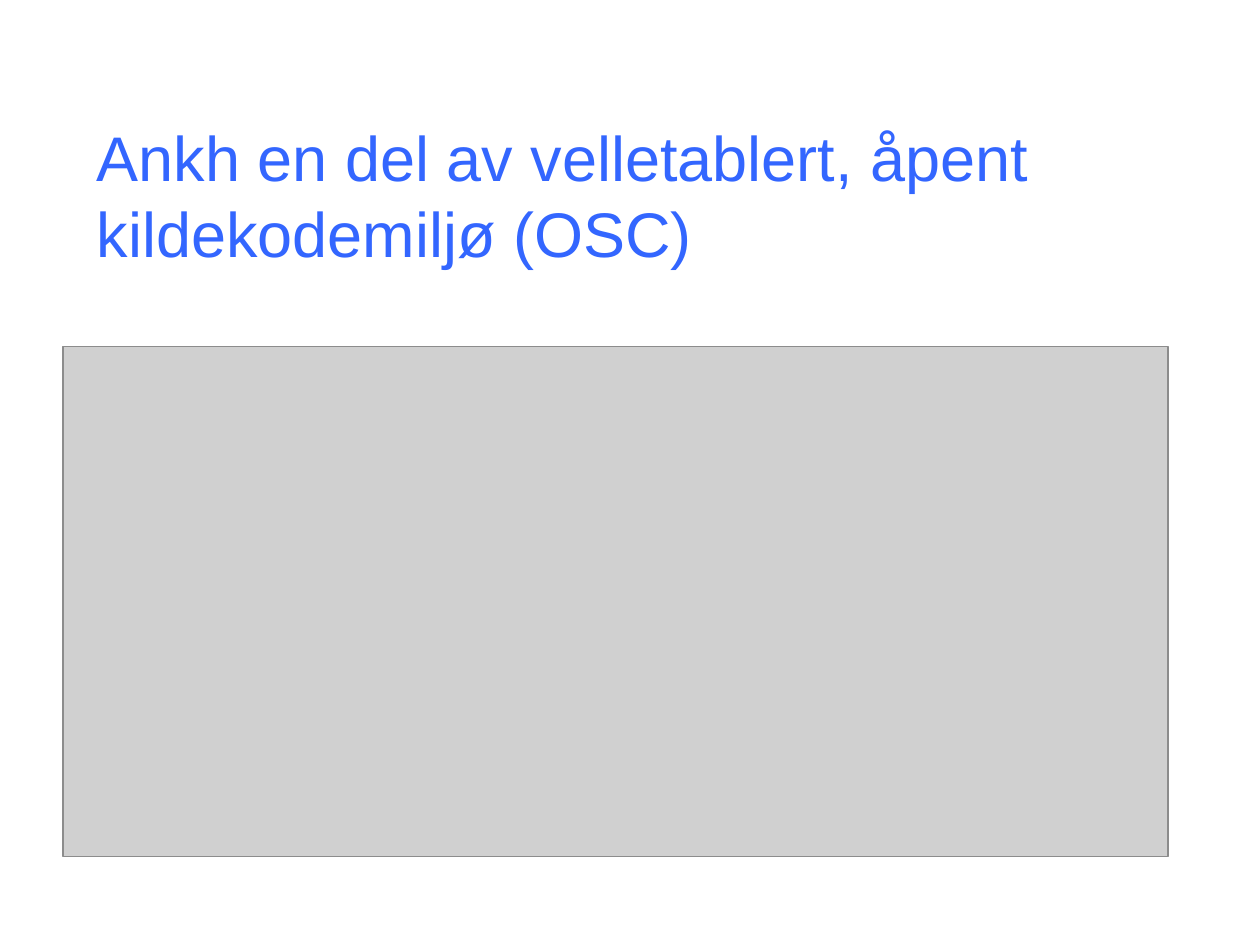
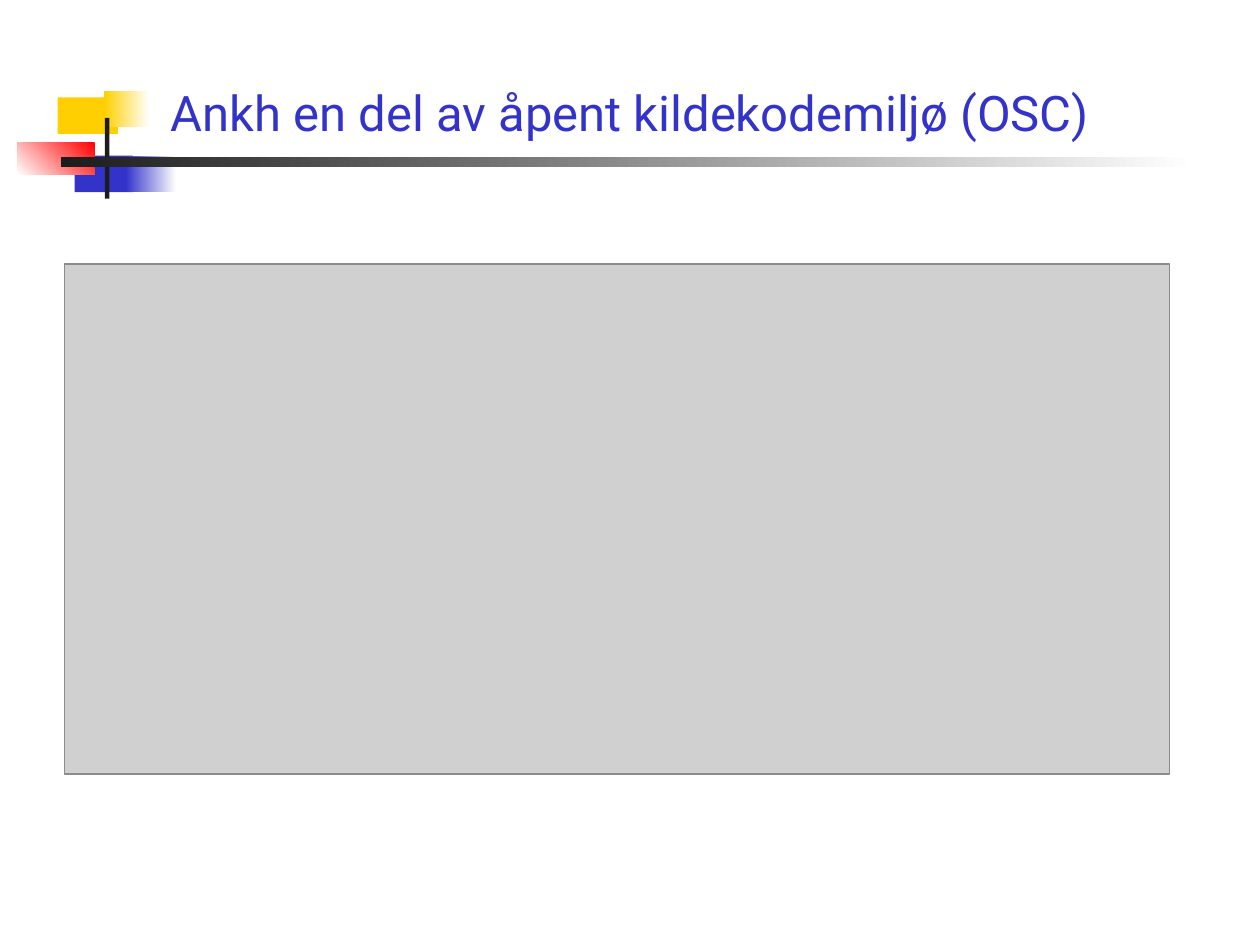
Before and after one commit to AnkhSVN/AnkhSVN, a slide deck: slide 20 of doc/powerpoint/Subversion_addin_for_VS.NET.ppt. Drawn at 1260x945 pixels with LibreOffice and Linux fonts; fonts in the diff are those of the drawing; grey boxes stand for pictures. Boxes give left, top, right and bottom in pixels: in the first picture for what was removed or moved away, otherwise in the second. Text is boxed around its words. In the diff, an @@ line names an element or a change of style, - is before the commit and + after.

Commit message:
* Changed the layout back to a template.   Change the template if you want to make changes such as font, colour, bg image. * Added image of the work schedule. * Removed the banner. * Changed some text, and fixed typos.

```diff
--- a/doc/powerpoint/Subversion_addin_for_VS.NET.ppt
+++ b/doc/powerpoint/Subversion_addin_for_VS.NET.ppt
@@ title "Ankh en del av åpent ..." at [171,92,1088,142]: vertical alignment middle to bottom @@
@@ rectangle added at [58,97,118,134], fill #FFCF01 @@
@@ rectangle added at [105,91,150,127], fill gradient #FFFFFF to #FFCF01 @@
@@ rectangle added at [105,118,108,199], fill #1C1C1C @@
@@ title at [171,92,1088,142]: text changed; size 36 to 28 pt; font Arial to Roboto; text colour #3366FF to #3333CC @@
-Ankh en del av velletablert, åpent kildekodemiljø (OSC)
+Ankh en del av åpent kildekodemiljø (OSC)
@@ rectangle added at [18,142,94,175], fill gradient #FF0000 to #FFFFFF @@
@@ rectangle added at [60,158,1194,168], fill gradient #FFFFFF to #1C1C1C @@
@@ rectangle added at [74,155,132,192], fill #3333CC @@
@@ rectangle added at [126,155,176,192], fill gradient #FFFFFF to #3333CC @@
@@ picture: place and size @@
-picture at [63,346,1168,857]
+picture at [64,265,1169,775]
```
Also in this commit, not shown: 20 other slides changed, 1 slide added, 1 slide removed.
